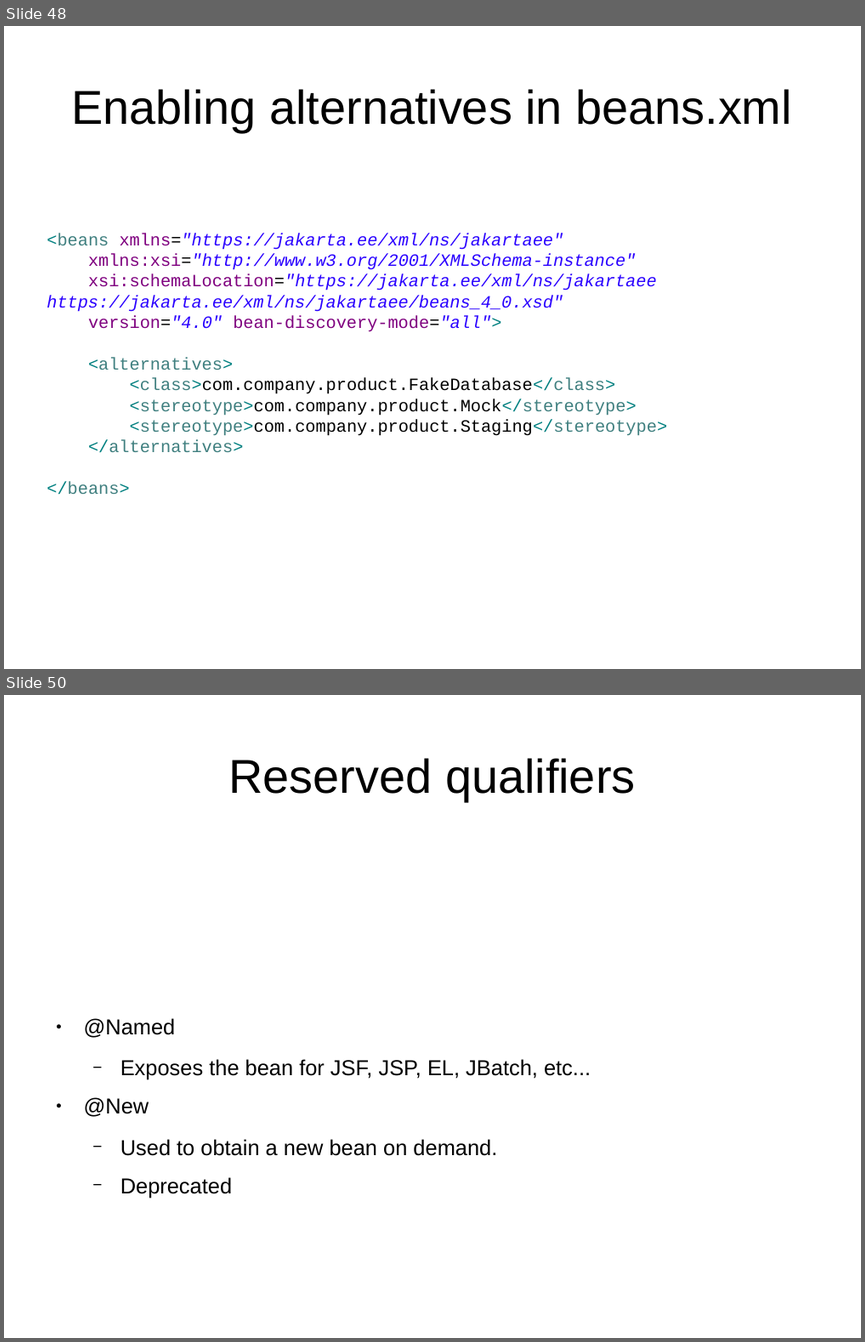
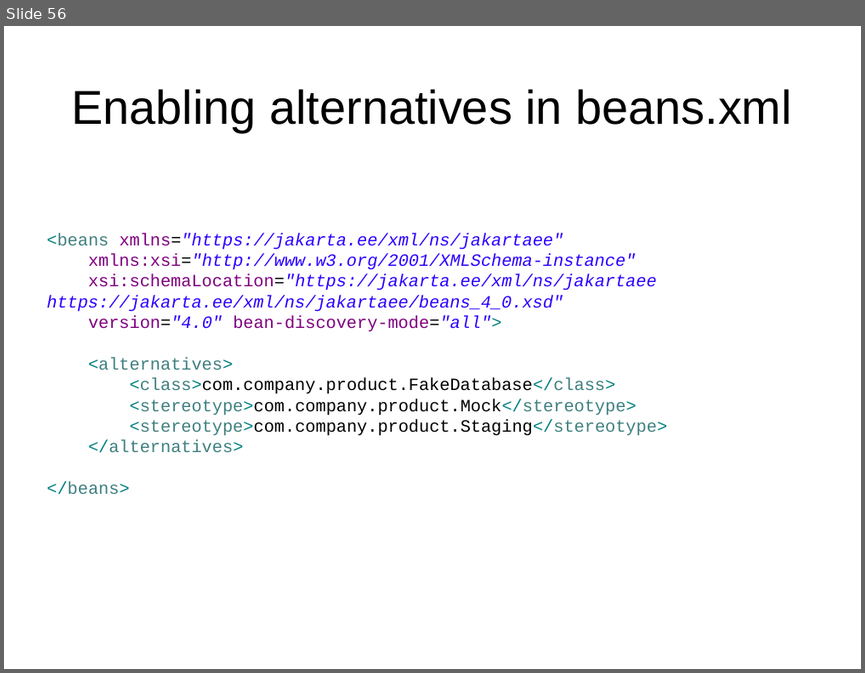
Before and after one commit to FrigoCoder/CDI, a slide deck: CDI.odp. Shown one above the other, each under a label of ours: slides 48 and 50 before the commit, slide 56 after it; the slides between them are not shown. The pictures are 865x1342 and 865x673 pixels, drawn with LibreOffice and Linux fonts; fonts in the diff are those of the drawing. Boxes give left, top, right and bottom in pixels: in the first picture for what was removed or moved away, otherwise in the second. Text is boxed around its words. In the diff, an @@ line names an element or a change of style, - is before the commit and + after.

```diff
--- a/CDI.odp
+++ b/CDI.odp
@@ slide 50 removed at [4,695,861,1338], background #FFFFFF @@
@@ title removed at [229,758,635,801] @@
-Reserved qualifiers
@@ text removed at [84,1018,590,1197] @@
-● @Named
-  − Exposes the bean for JSF, JSP, EL, JBatch, etc...
-● @New
-  − Used to obtain a new bean on demand.
-  − Deprecated
@@ what was slide 48 is now slide 56 @@
```
Also in this commit, not shown: 1 slide changed, 6 slides added, 1 other slide removed.
